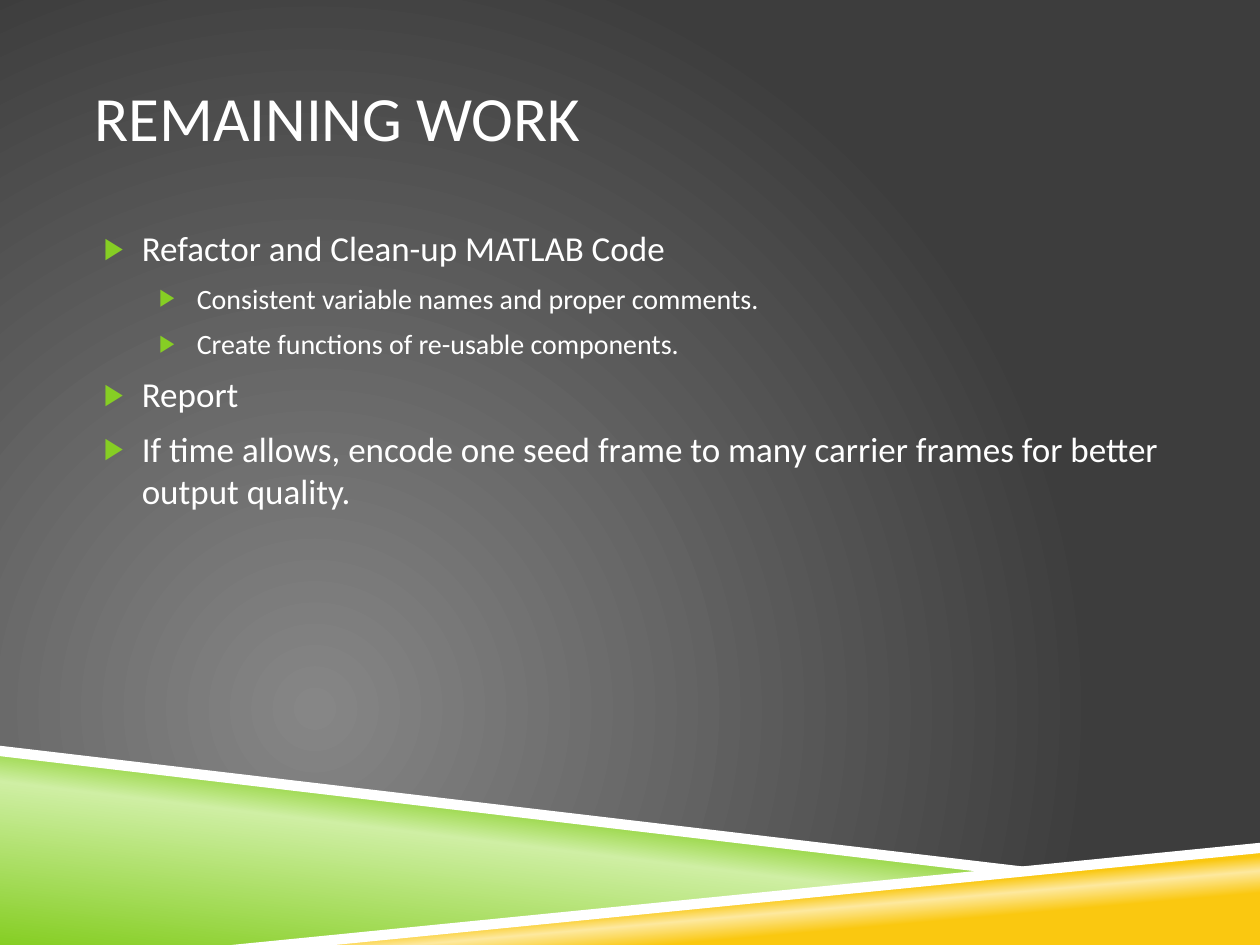
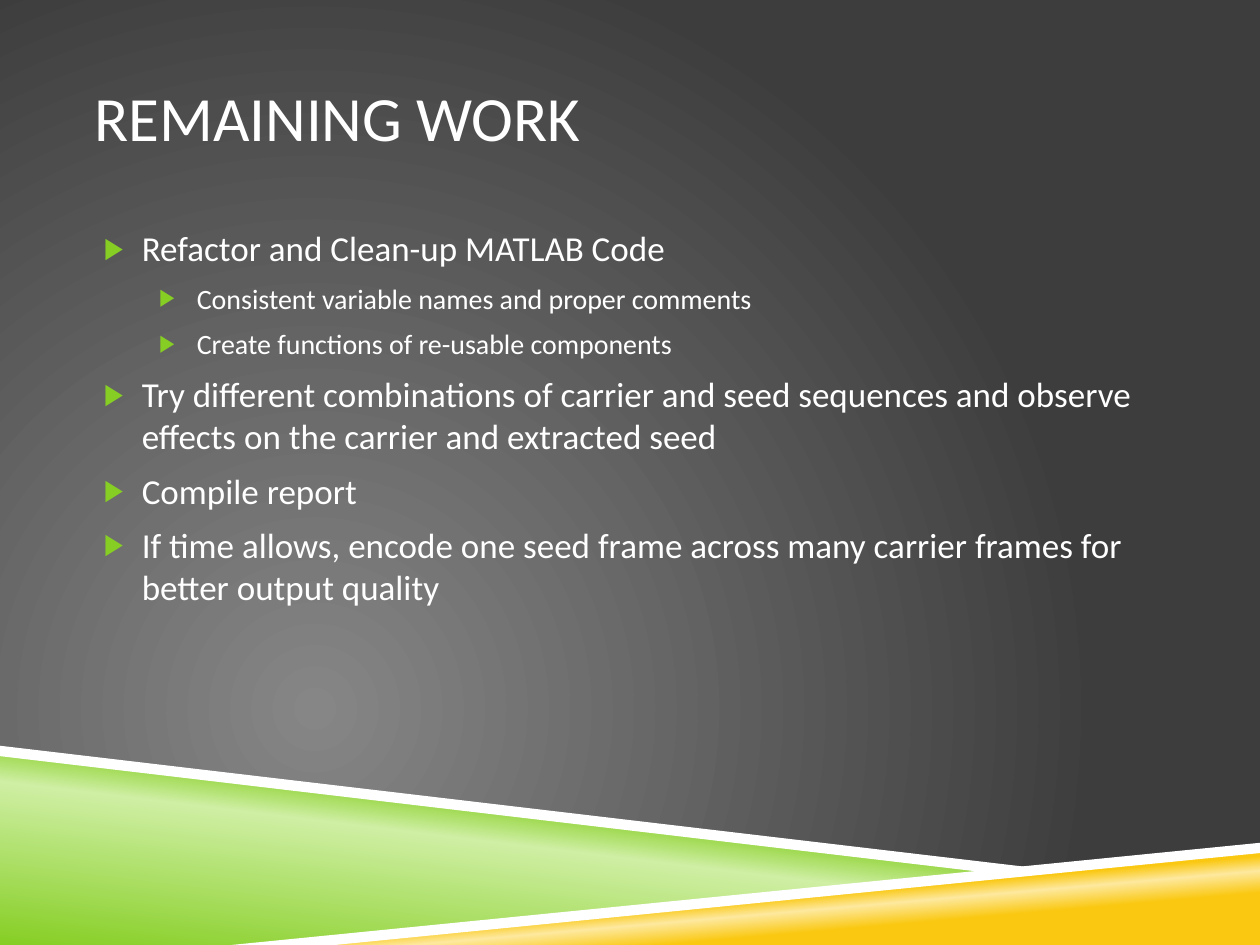
Before and after one commit to grpbwl/videoSteganography, a slide deck: slide 21 of results/CSE509_Video_Steganography.pptx (slide 16 before the commit). Drawn at 1260x945 pixels with LibreOffice and Linux fonts; fonts in the diff are those of the drawing; background and template pictures are left out. Boxes give left, top, right and bottom in pixels: in the first picture for what was removed or moved away, otherwise in the second. Text is boxed around its words. In the diff, an @@ line names an element or a change of style, - is before the commit and + after.

```diff
--- a/results/CSE509_Video_Steganography.pptx
+++ b/results/CSE509_Video_Steganography.pptx
@@ text at <box>142,289,1130,606</box>: text changed @@
-  ▶ Consistent variable names and proper comments.
-  ▶ Create functions of re-usable components.
-▶ Report
-▶ If time allows, encode one seed frame to many carrier frames for better output quality.
+  ▶ Consistent variable names and proper comments
+  ▶ Create functions of re-usable components
+▶ Try different combinations of carrier and seed sequences and observe effects on the carrier and extracted seed
+▶ Compile report
+▶ If time allows, encode one seed frame across many carrier frames for better output quality
```
Also in this commit, not shown: 6 other slides changed, 6 slides added.
